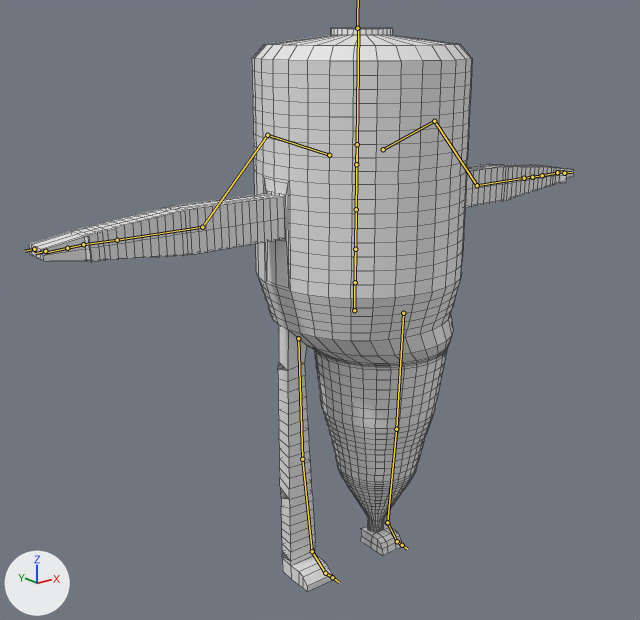
What one commit did to the FBX model Commander Carrot/Assets/Animation FBX/CCarrot Gun Run.fbx.
Before and after are seen from a 50 mm lens placed at (-5.56, -6.35, 5.29), pointed at (-0.48, 0.0, 2.75). Arrows for +X, +Y and +Z are at lower left; the lights stay in place. The bones that bend it are drawn over the model as lines. Mesh edges are drawn as thin lines.

In view in the first picture: 'Player Character'.
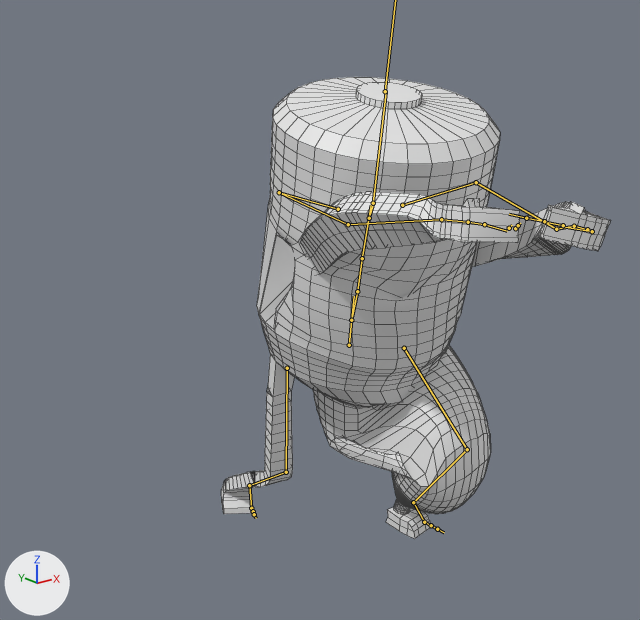
The newer file adds an action. The first version stands in its rest pose; the second is drawn at frame 3 of the action 'Armature|Armature|mixamo.com|Layer0'.

Where the change shows, as pixel boxes [x1, y1, x2, y2] in the pictures (640 x 620 px):
'Player Character', posed (28% narrower, 18% shorter)
    before: [29, 28, 574, 592]
    after: [221, 77, 611, 539]
bone 'mixamorig:Hips', root to tip
    before: (354, 310) to (355, 256)
    after: (349, 345) to (354, 296)
bone 'mixamorig:Spine', root to tip
    before: (355, 282) to (355, 249)
    after: (351, 320) to (357, 291)
bone 'mixamorig:Spine1', root to tip
    before: (355, 249) to (356, 209)
    after: (357, 291) to (362, 258)
bone 'mixamorig:Spine2', root to tip
    before: (356, 209) to (357, 149)
    after: (362, 258) to (371, 205)
bone 'mixamorig:Neck', root to tip
    before: (356, 164) to (357, 144)
    after: (369, 218) to (373, 203)
bone 'mixamorig:Head', root to tip
    before: (357, 144) to (358, 28)
    after: (373, 203) to (386, 92)
bone 'mixamorig:LeftShoulder', root to tip
    before: (383, 149) to (434, 121)
    after: (402, 205) to (476, 182)
bone 'mixamorig:LeftArm', root to tip
    before: (434, 121) to (477, 185)
    after: (476, 182) to (556, 229)
bone 'mixamorig:LeftForeArm', root to tip
    before: (477, 185) to (524, 178)
    after: (556, 229) to (574, 226)
bone 'mixamorig:LeftHand', root to tip
    before: (524, 178) to (532, 177)
    after: (574, 226) to (587, 229)
bone 'mixamorig:LeftHandIndex1', root to tip
    before: (532, 177) to (542, 175)
    after: (587, 229) to (592, 231)
bone 'mixamorig:LeftHandIndex2', root to tip
    before: (542, 175) to (556, 173)
    after: (592, 231) to (562, 226)
bone 'mixamorig:LeftHandIndex3', root to tip
    before: (557, 172) to (565, 171)
    after: (563, 225) to (545, 222)
bone 'mixamorig:RightShoulder', root to tip
    before: (329, 155) to (267, 135)
    after: (338, 209) to (279, 192)
bone 'mixamorig:RightArm', root to tip
    before: (267, 135) to (202, 227)
    after: (279, 192) to (348, 224)
bone 'mixamorig:RightForeArm', root to tip
    before: (202, 227) to (117, 240)
    after: (348, 224) to (441, 219)
bone 'mixamorig:RightHand', root to tip
    before: (117, 240) to (83, 244)
    after: (441, 219) to (468, 222)
bone 'mixamorig:RightHandIndex1', root to tip
    before: (83, 244) to (67, 248)
    after: (468, 222) to (484, 224)
bone 'mixamorig:RightHandIndex2', root to tip
    before: (67, 248) to (44, 253)
    after: (484, 224) to (507, 231)
bone 'mixamorig:RightHandIndex3', root to tip
    before: (45, 251) to (35, 253)
    after: (509, 228) to (512, 225)
bone 'mixamorig:LeftUpLeg', root to tip
    before: (403, 313) to (396, 429)
    after: (404, 348) to (467, 449)
bone 'mixamorig:LeftLeg', root to tip
    before: (396, 429) to (387, 522)
    after: (467, 449) to (413, 502)
bone 'mixamorig:LeftFoot', root to tip
    before: (387, 522) to (397, 541)
    after: (413, 502) to (424, 522)
bone 'mixamorig:RightUpLeg', root to tip
    before: (298, 338) to (302, 459)
    after: (287, 368) to (286, 472)
bone 'mixamorig:RightLeg', root to tip
    before: (302, 459) to (312, 551)
    after: (286, 472) to (249, 485)
bone 'mixamorig:RightFoot', root to tip
    before: (312, 551) to (325, 573)
    after: (249, 485) to (251, 508)
bone 'mixamorig:RightToeBase', root to tip
    before: (325, 573) to (332, 577)
    after: (251, 508) to (253, 511)

What the commit changed:
Bone 'mixamorig:Hips' (bone_mixamorig_hips) moves from (0.0, 0.0, 0.0) to (6.0, -42.0, -14.0).
Bone 'mixamorig:Hips' (bone_mixamorig_hips) turns from (0, 0, 0) to (10, -12, 1) degrees about its own x, y and z.
Bone 'mixamorig:Spine' (bone_mixamorig_spine) turns from (0, 0, 0) to (7, 4, -1) degrees about its own x, y and z.
Bone 'mixamorig:Spine1' (bone_mixamorig_spine1) turns from (0, 0, 0) to (1, -2, 4) degrees about its own x, y and z.
Bone 'mixamorig:Spine2' (bone_mixamorig_spine2) turns from (0, 0, 0) to (-3, -6, -3) degrees about its own x, y and z.
Bone 'mixamorig:Neck' (bone_mixamorig_neck) turns from (0, 0, 0) to (15, 0, 2) degrees about its own x, y and z.
Bone 'mixamorig:Head' (bone_mixamorig_head) turns from (0, 0, 0) to (-17, 17, -5) degrees about its own x, y and z.
Bone 'mixamorig:LeftShoulder' (bone_mixamorig_leftshoulder) turns from (0, 0, 0) to (-4, 1, 13) degrees about its own x, y and z.
Bone 'mixamorig:LeftArm' (bone_mixamorig_leftarm) turns from (0, 0, 0) to (-20, 2, 70) degrees about its own x, y and z.
Bone 'mixamorig:LeftForeArm' (bone_mixamorig_leftforearm) turns from (0, 0, 0) to (54, 0, -46) degrees about its own x, y and z.
Bone 'mixamorig:LeftHand' (bone_mixamorig_lefthand) turns from (0, 0, 0) to (-62, -47, 64) degrees about its own x, y and z.
Bone 'mixamorig:LeftHandIndex1' (bone_mixamorig_lefthandindex1) turns from (0, 0, 0) to (-2, -2, -36) degrees about its own x, y and z.
Bone 'mixamorig:LeftHandIndex2' (bone_mixamorig_lefthandindex2) turns from (0, 0, 0) to (-7, -3, -62) degrees about its own x, y and z.
Bone 'mixamorig:LeftHandIndex3' (bone_mixamorig_lefthandindex3) turns from (0, 0, 0) to (0, 0, -13) degrees about its own x, y and z.
Bone 'mixamorig:RightShoulder' (bone_mixamorig_rightshoulder) turns from (0, 0, 0) to (-4, 2, -12) degrees about its own x, y and z.
Bone 'mixamorig:RightArm' (bone_mixamorig_rightarm) turns from (0, 0, 0) to (-8, -13, -96) degrees about its own x, y and z.
Bone 'mixamorig:RightForeArm' (bone_mixamorig_rightforearm) turns from (0, 0, 0) to (28, 0, 46) degrees about its own x, y and z.
Bone 'mixamorig:RightHand' (bone_mixamorig_righthand) turns from (0, 0, 0) to (-33, 40, -33) degrees about its own x, y and z.
Bone 'mixamorig:RightHandIndex1' (bone_mixamorig_righthandindex1) turns from (0, 0, 0) to (4, -2, 18) degrees about its own x, y and z.
Bone 'mixamorig:RightHandIndex2' (bone_mixamorig_righthandindex2) turns from (0, 0, 0) to (-10, 1, 45) degrees about its own x, y and z.
Bone 'mixamorig:RightHandIndex3' (bone_mixamorig_righthandindex3) turns from (0, 0, 0) to (19, -12, 51) degrees about its own x, y and z.
Bone 'mixamorig:LeftUpLeg' (bone_mixamorig_leftupleg) turns from (0, 0, 0) to (66, -6, -3) degrees about its own x, y and z.
Bone 'mixamorig:LeftLeg' (bone_mixamorig_leftleg) turns from (0, 0, 0) to (-94, -2, 7) degrees about its own x, y and z.
Bone 'mixamorig:LeftFoot' (bone_mixamorig_leftfoot) turns from (0, 0, 0) to (35, -9, 1) degrees about its own x, y and z.
Bone 'mixamorig:RightUpLeg' (bone_mixamorig_rightupleg) turns from (0, 0, 0) to (1, 0, 0) degrees about its own x, y and z.
Bone 'mixamorig:RightLeg' (bone_mixamorig_rightleg) turns from (0, 0, 0) to (-48, -1, -9) degrees about its own x, y and z.
Bone 'mixamorig:RightFoot' (bone_mixamorig_rightfoot) turns from (0, 0, 0) to (44, 20, 4) degrees about its own x, y and z.
Bone 'mixamorig:RightToeBase' (bone_mixamorig_righttoebase) turns from (0, 0, 0) to (23, 0, 1) degrees about its own x, y and z.
